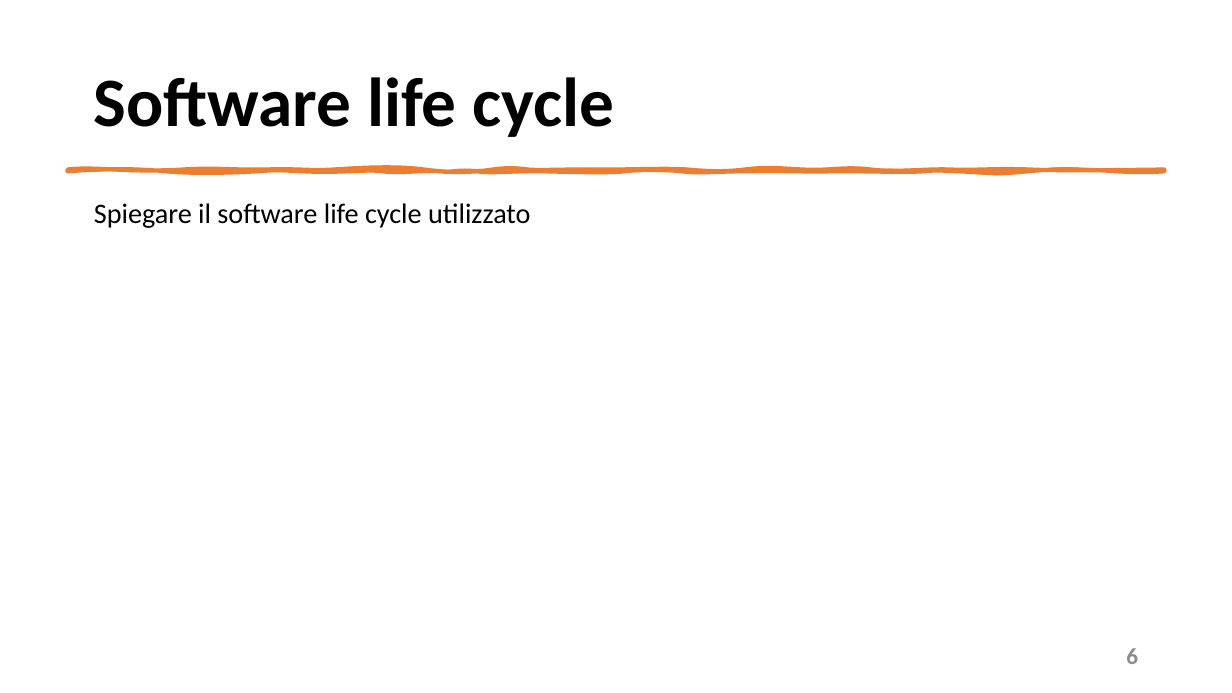
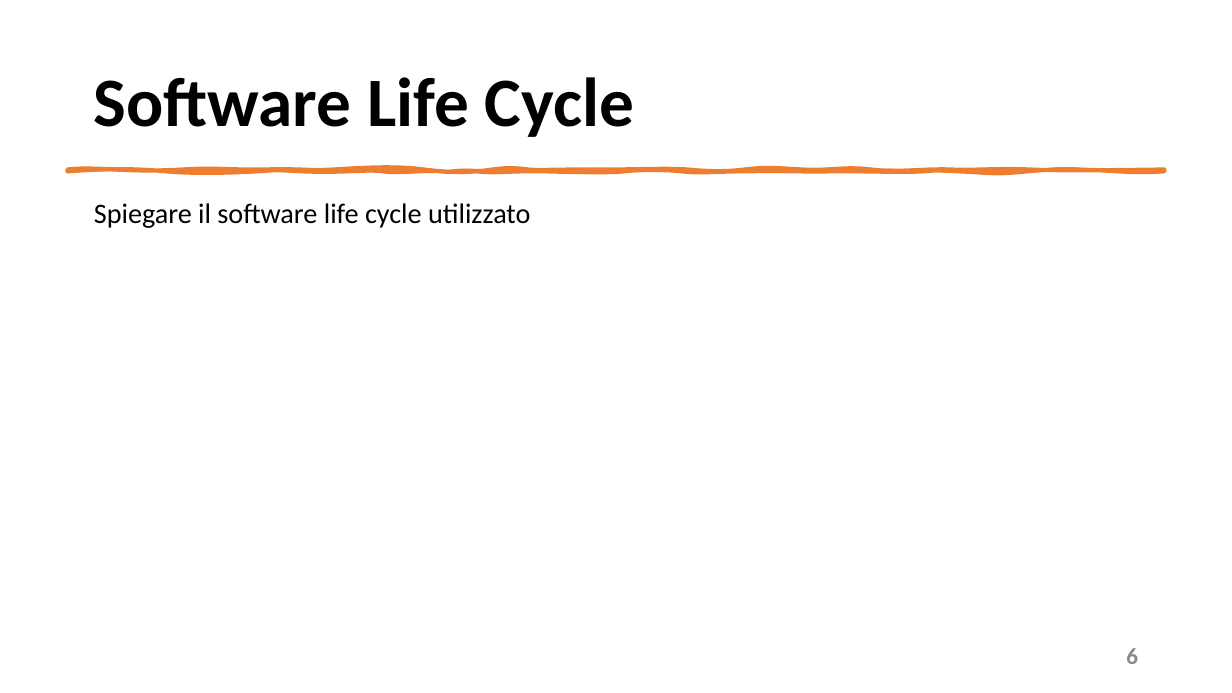
Before and after one commit to mangilimatteo/Progetto_Ingegneria_Software_Cattaneo_Mangili_Saini, a slide deck: slide 6 of Presentazione_Progetto.pptx. Drawn at 1232x693 pixels with LibreOffice and Linux fonts; fonts in the diff are those of the drawing. Boxes give left, top, right and bottom in pixels: in the first picture for what was removed or moved away, otherwise in the second. Text is boxed around its words. In the diff, an @@ line names an element or a change of style, - is before the commit and + after.

```diff
--- a/Presentazione_Progetto.pptx
+++ b/Presentazione_Progetto.pptx
@@ title at [94,77,634,137]: text changed @@
-Software life cycle
+Software Life Cycle
```
Also in this commit, not shown: 3 other slides changed.
